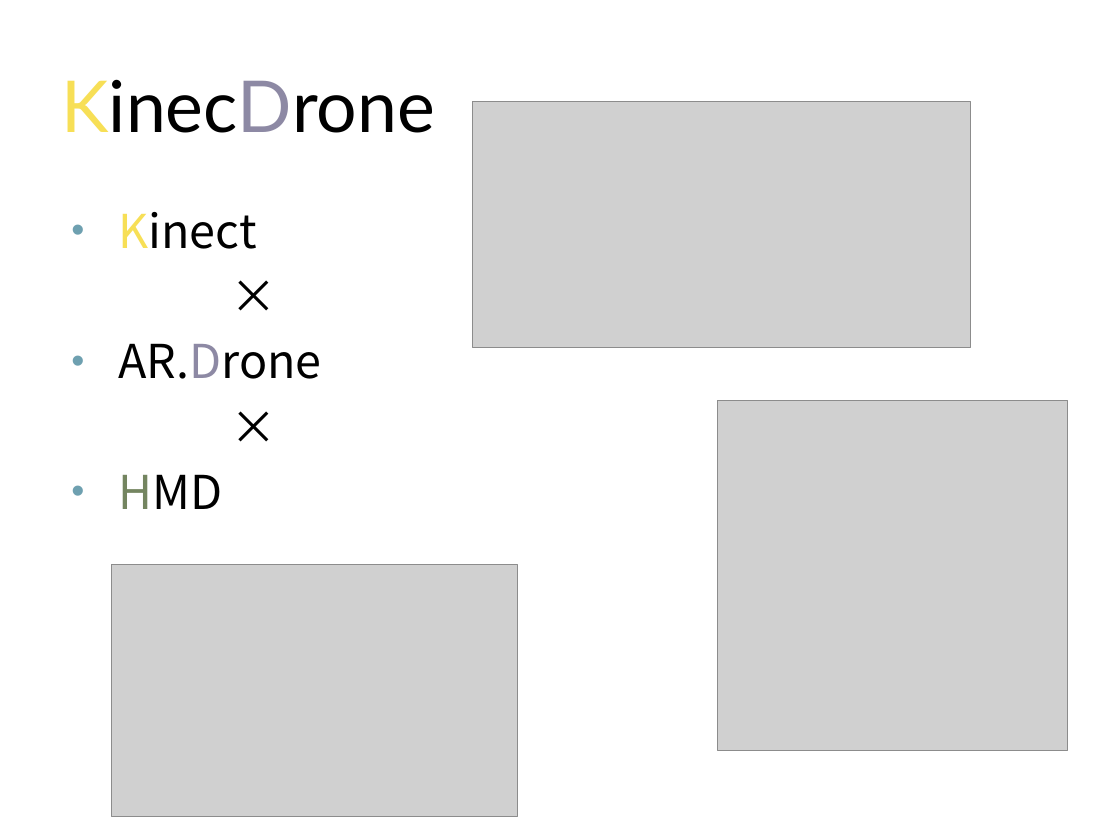
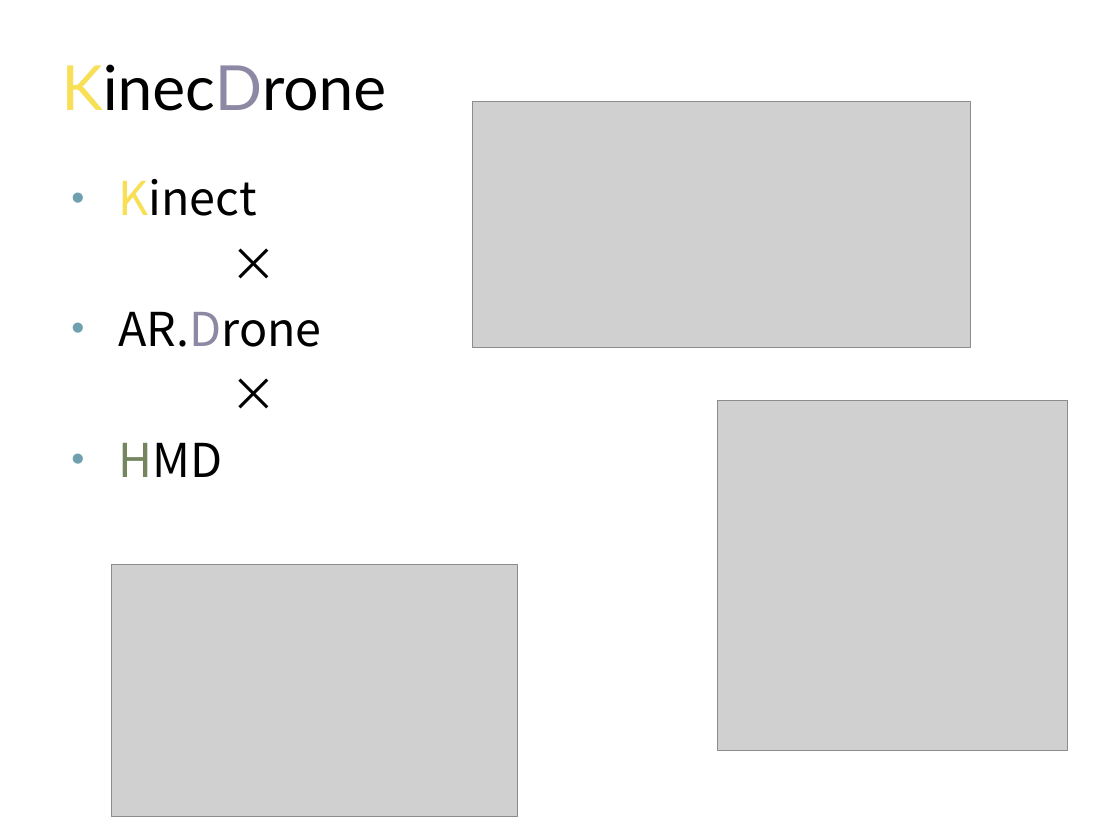
Before and after one commit to Kender09/dcl.apple, a slide deck: slide 2 of KinecDrone2.pptx. Drawn at 1120x840 pixels with LibreOffice and Linux fonts; fonts in the diff are those of the drawing; grey boxes stand for pictures. Boxes give left, top, right and bottom in pixels: in the first picture for what was removed or moved away, otherwise in the second. Text is boxed around its words. In the diff, an @@ line names an element or a change of style, - is before the commit and + after.

```diff
--- a/KinecDrone2.pptx
+++ b/KinecDrone2.pptx
@@ title "KinecDrone" at [62,64,387,111]: size 46 to 40 pt @@
@@ text "Kinect": place and size @@
-text "Kinect" at [119,212,322,509]
+text "Kinect" at [119,179,322,477]
```
Also in this commit, not shown: 6 other slides changed, 1 slide added, 1 slide removed, 4 other files.
